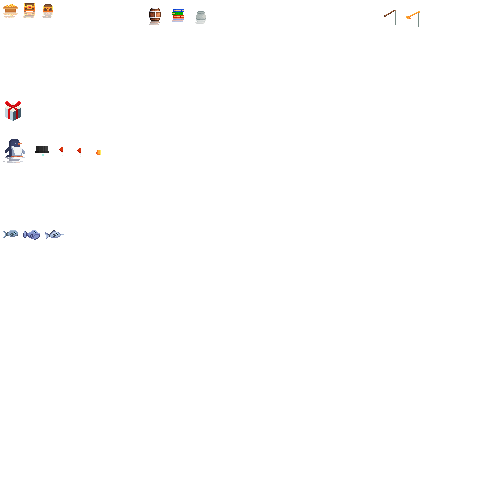
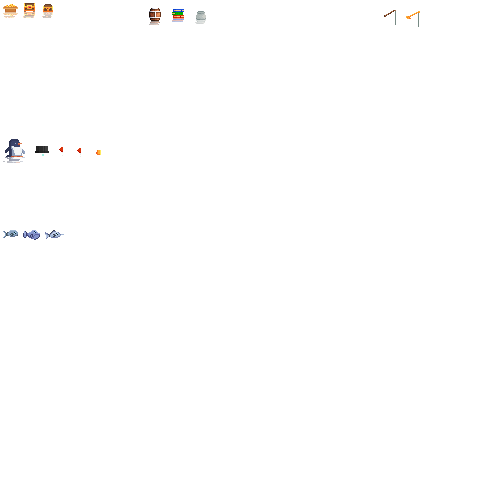
Layered file, before and after one edit (500px x 500px). Changes by layer:
removed layer "Gift" over [5, 101, 21, 121]
